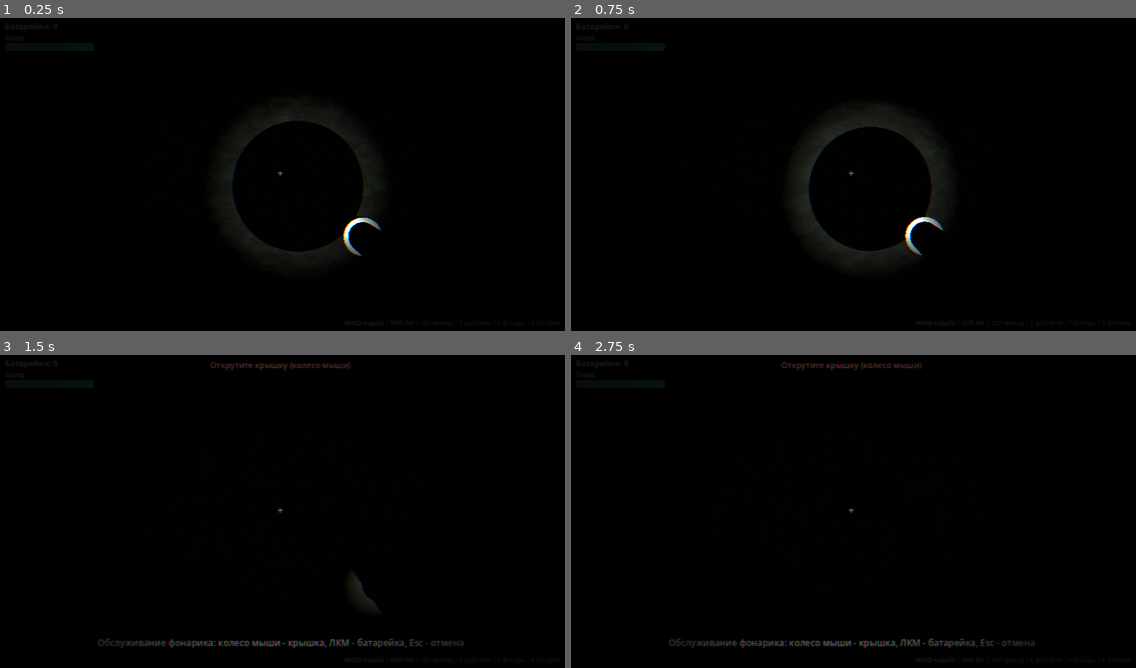
Above: before the commit, frames 1-4 (two rows, left to right).
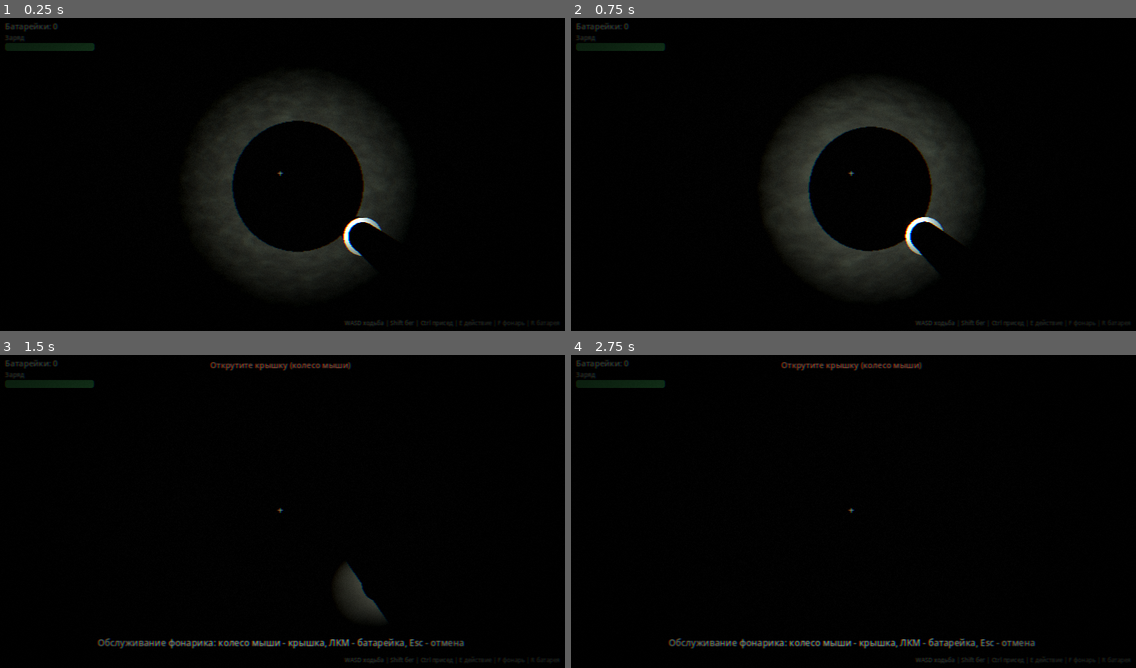
Above: after the commit, the same moments.

Repository: SlendStick/Snare
Game: Godot game, scene res://scenes/main.tscn
Same seed, same stepped clock (60 frames per second), same inputs: the game is played once before the commit and once after it.
Inputs (mouse positions are in pixels of both pictures, inside the frame that each line leads up to):
- Up to frame 1 (0.25 s): no input
- Up to frame 2 (0.75 s): tap Enter at 0.5 s; move the mouse to (881, 171) at 0.52 s; hold W (move_forward) from 0.53 s (still down); hold Ctrl (crouch) from 0.53 s (still down); click (881, 171) at 0.67 s
- Up to frame 3 (1.5 s): keep holding W (move_forward); tap Space at 0.77 s; move the mouse to (254, 511) at 1.27 s; release Ctrl (crouch) at 1.28 s; tap R (flashlight_service) at 1.35 s
- Up to frame 4 (2.75 s): keep holding W (move_forward); tap Space at 1.52, 2 s; move the mouse to (864, 505) at 2.02 s; hold F (flashlight_toggle) from 2.03 s (still down)

The runs differ from the first frame. In frame 1, 6.4% of the frame differs, in the area x 1-80%, y 1-98%; in frame 2, 9.8%, in the area x 1-73%, y 1-98%; in frame 3, 1.8%; in frame 4, 1.1%.

Commit message:
Improve lighting visibility and soften vignette
- Raise ambient light and exposure for GL Compatibility visibility
- Increase flashlight energy/range/angle
- Soften postprocess vignette to avoid dark-circle look

Co-authored-by: arena-agent <297053741+arena-agent@users.noreply.github.com>

Diff:
--- a/scenes/player/flashlight.tscn
+++ b/scenes/player/flashlight.tscn
@@ -22,11 +22,11 @@
 
 [node name="SpotLight3D" type="SpotLight3D" parent="."]
 light_color = Color(0.95, 0.98, 0.9, 1)
-light_energy = 3.0
+light_energy = 4.5
 light_volumetric_fog_energy = 1.0
 shadow_enabled = true
-spot_range = 18.0
-spot_angle = 32.0
+spot_range = 22.0
+spot_angle = 38.0
 spot_angle_attenuation = 0.8
 
 [node name="BodyMesh" type="MeshInstance3D" parent="."]
--- a/scripts/core/main.gd
+++ b/scripts/core/main.gd
@@ -21,16 +21,16 @@
 	env_node.name = "WorldEnvironment"
 	var env := Environment.new()
 	env.background_mode = Environment.BG_COLOR
-	env.background_color = Color(0.01, 0.01, 0.015)
+	env.background_color = Color(0.02, 0.025, 0.03)
 	env.ambient_light_source = Environment.AMBIENT_SOURCE_COLOR
-	env.ambient_light_color = Color(0.04, 0.045, 0.06)
-	env.ambient_light_energy = 0.15
+	env.ambient_light_color = Color(0.12, 0.14, 0.16)
+	env.ambient_light_energy = 0.55
 	env.tonemap_mode = Environment.TONE_MAPPER_FILMIC
-	env.tonemap_exposure = 0.95
+	env.tonemap_exposure = 1.1
 	env.fog_enabled = true
-	env.fog_light_color = Color(0.02, 0.025, 0.03)
-	env.fog_light_energy = 0.2
-	env.fog_density = 0.045
+	env.fog_light_color = Color(0.03, 0.035, 0.04)
+	env.fog_light_energy = 0.3
+	env.fog_density = 0.03
 	env.fog_sky_affect = 0.0
 	env.volumetric_fog_enabled = false # GL Compatibility friendly; density fog gives similar feel
 	env.glow_enabled = true
--- a/shaders/horror_postprocess.gdshader
+++ b/shaders/horror_postprocess.gdshader
@@ -33,8 +33,8 @@
 
 	// Vignette: bright center, dark edges
 	float vig_x = dist * (1.0 + vignette_strength + fear * 0.5);
-	float vig = 1.0 - smoothstep(0.25 - fear * 0.05, 0.85, vig_x);
-	color *= mix(0.18, 1.0, vig);
+	float vig = 1.0 - smoothstep(0.30 - fear * 0.05, 0.95, vig_x);
+	color *= mix(0.35, 1.0, vig);
 
 	// Fear tint: slight red/dark desaturation
 	vec3 fear_tint = vec3(color.r * 1.1, color.g * 0.85, color.b * 0.85);
